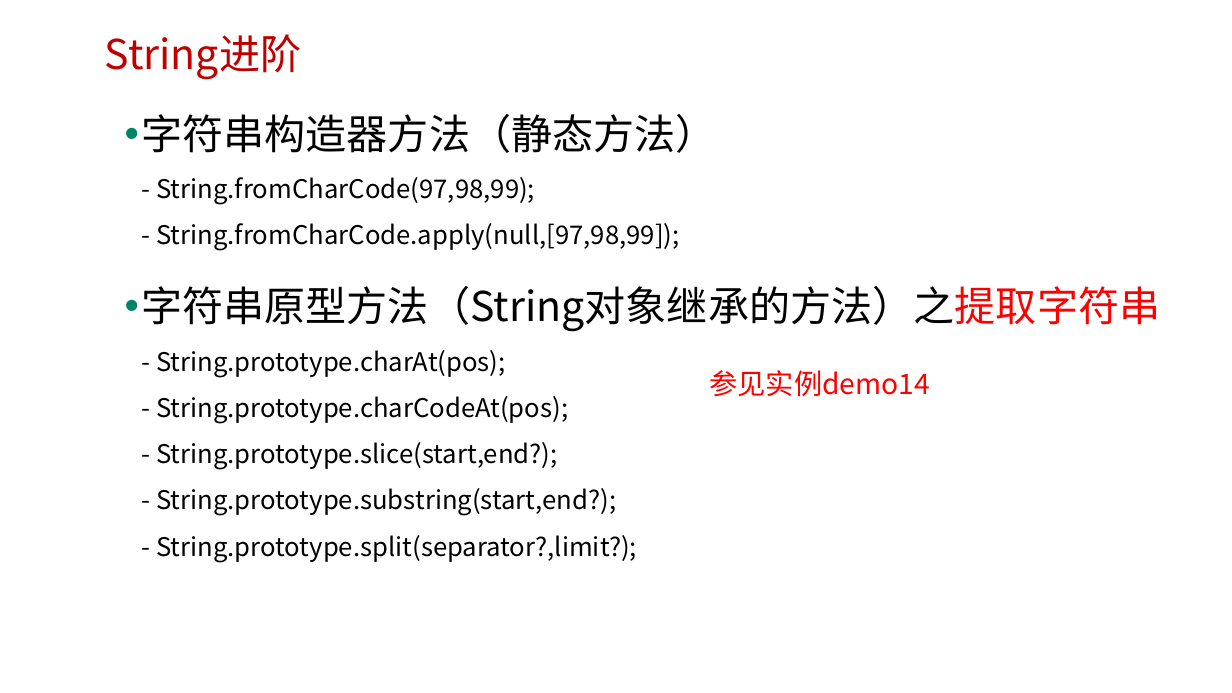
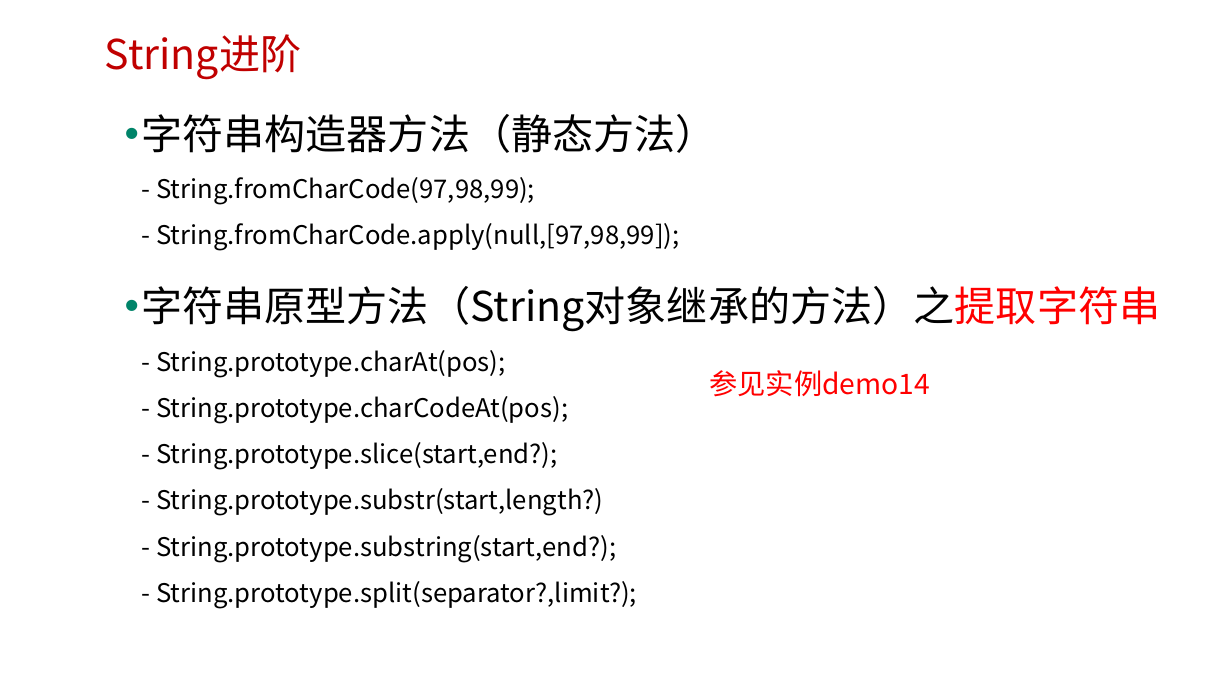
Before and after one commit to edu2act/course-javascript-advanced, a slide deck: slide 26 of 课程PPT/02.JavaScript数据类型、值与变量.pptx. Drawn at 1232x693 pixels with LibreOffice and Linux fonts; fonts in the diff are those of the drawing; background and template pictures are left out. Boxes give left, top, right and bottom in pixels: in the first picture for what was removed or moved away, otherwise in the second. Text is boxed around its words. In the diff, an @@ line names an element or a change of style, - is before the commit and + after.

```diff
--- a/课程PPT/02.JavaScript数据类型、值与变量.pptx
+++ b/课程PPT/02.JavaScript数据类型、值与变量.pptx
@@ text at [141,286,1160,608]: text changed @@
-• 字符串原型方法（String对象继承的方法）之提取字符串
-  - String.prototype.charAt(pos);
-  - String.prototype.charCodeAt(pos);
-  - String.prototype.slice(start,end?);
-  - String.prototype.substring(start,end?);
-  - String.prototype.split(separator?,limit?);
+• 字符串原型方法（String对象继承的方法）之提取字符串
+  - String.prototype.charAt(pos);
+  - String.prototype.charCodeAt(pos);
+  - String.prototype.slice(start,end?);
+  - String.prototype.substr(start,length?)
+  - String.prototype.substring(start,end?);
+  - String.prototype.split(separator?,limit?);
```
Also in this commit, not shown: 3 other slides changed, 2 other files.
